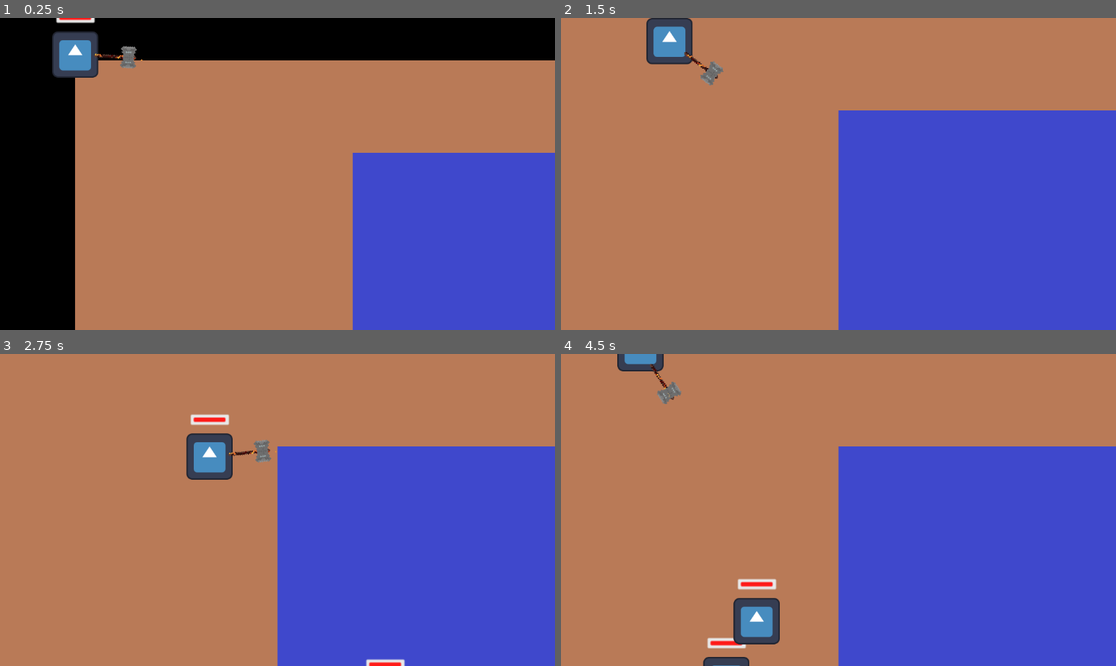
Above: before the commit, frames 1-4 (two rows, left to right).
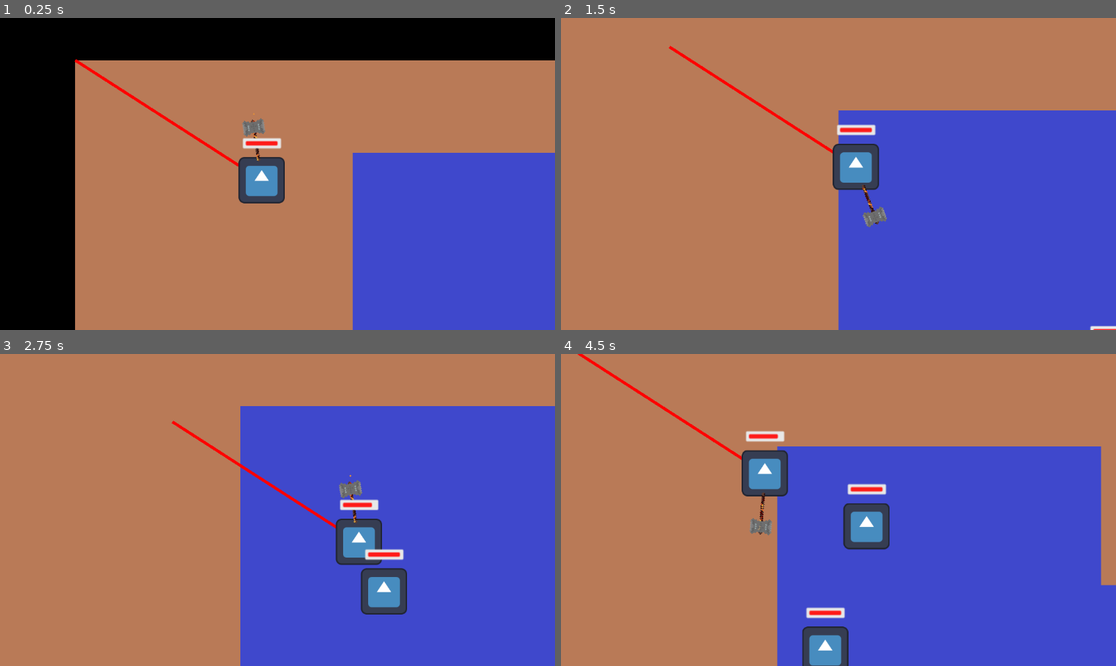
Above: after the commit, the same moments.

Repository: Arthexs/Rising-gamejam
Game: Godot game, scene res://Scenes/Main/main.tscn
Same seed, same stepped clock (60 frames per second), same inputs: the game is played once before the commit and once after it. The engine's default icon, where the game draws it, is replaced by a stand-in: a white triangle on a blue panel in a dark square.
Inputs (mouse positions are in pixels of both pictures, inside the frame that each line leads up to):
- Up to frame 1 (0.25 s): no input
- Up to frame 2 (1.5 s): move the mouse to (960, 158) at 0.52 s; hold D (Right) 0.53-1.28 s; move the mouse to (727, 189) at 1.27 s; hold S (Down) from 1.28 s (still down)
- Up to frame 3 (2.75 s): move the mouse to (333, 441) at 2.02 s; release S (Down) at 2.03 s; hold D (Right) from 2.03 s (still down)
- Up to frame 4 (4.5 s): move the mouse to (810, 572) at 2.77 s; release D (Right) at 2.78 s; hold W (Up) 2.78-3.53 s; move the mouse to (1005, 556) at 3.52 s; hold A (Left) from 3.53 s (still down); move the mouse to (672, 463) at 4.27 s

The runs differ from the first frame. In frame 1, 3.5% of the frame differs, in the area x 9-52%, y 0-60%; in frame 2, 3.5%; in frame 3, 17%, in the area x 30-100%, y 16-100%; in frame 4, 15%.

Commit message:
Made mob count in a room random and made spawing_mobs random
Made globals a singleton

Diff:
--- a/Globals/globals.gd
+++ b/Globals/globals.gd
@@ -1,9 +1,51 @@
 extends Node
 
-class_name Globals
+#class_name Globals
+
+@export var melee1_packed_scene: PackedScene = preload("res://Scenes/Mobs/melee_mob.tscn") as PackedScene
+@export var ranged1_packed_scene: PackedScene = preload("res://Scenes/Mobs/ranged_mob.tscn") as PackedScene
 
 enum directions {UP, RIGHT, DOWN, LEFT}
 
 const tile_size: float = 32.0
 
 const door_velocity: float = 1200
+
+const tiles_in_a_room: int = 100
+const minimum_mobs_in_room: int = 2
+
+var time_elapsed: float = 0
+const time_per_difficulty:float = 50 # [s]
+var difficulty: int = 2
+
+const mob_spawn_rates: Dictionary[String, int] = {
+	"melee1" = 3,
+	"ranged1"= 2,
+}
+
+var mob_scenes: Dictionary[String, PackedScene] = {
+	"melee1" = melee1_packed_scene,
+	"ranged1" = ranged1_packed_scene,
+}
+
+func _physics_process(delta: float) -> void:
+	time_elapsed += delta
+	difficulty = int(time_elapsed/time_per_difficulty)
+
+func pick_weighted_random(weights: Dictionary) -> String:
+	var total_weights: int = 0
+	var keys: Array[String] = weights.keys()
+	var values: Array[int] = weights.values()
+
+	for weight: int in values:
+		total_weights += weight
+
+	var rand_value: int = randi() % total_weights
+
+	var running_total: int = 0
+	for i_mob: int in range(keys.size()):
+		running_total += values[i_mob]
+		if rand_value < running_total:
+			return keys[i_mob]
+
+	return ""
--- a/Scenes/Main/main.tscn
+++ b/Scenes/Main/main.tscn
@@ -23,6 +23,7 @@
 player = NodePath("../Player")
 
 [node name="Player" parent="." instance=ExtResource("2_qw60k")]
+position = Vector2(129, 83)
 
 [node name="meleeMob" parent="." node_paths=PackedStringArray("player") instance=ExtResource("5_p6jpk")]
 position = Vector2(417, 268)
--- a/Scenes/Map/main_tile_map_layer.gd
+++ b/Scenes/Map/main_tile_map_layer.gd
@@ -5,6 +5,7 @@
 @export var player: Player
 @export var mob_scene: PackedScene
 @export var rocks: CPUParticles2D
+@export var min_spawn_distance: float = 160
 
 var spawnable_rooms: Array[Room]
 
@@ -83,7 +84,10 @@
 	return -1
 
 func entering_room(connection: Vector4i) -> void:
-	call_deferred("spawn_mobs", 2)
+	var mob_max: int = Globals.difficulty
+	var mob_count = randi()%(mob_max - Globals.minimum_mobs_in_room) + Globals.minimum_mobs_in_room
+
+	call_deferred("spawn_mobs", mob_count)
 	var directions: Array[Vector2] = [Vector2.UP, Vector2.RIGHT, Vector2.DOWN, Vector2.LEFT]
 	player.apply_velocity(directions[connection.z] * Globals.door_velocity, false)
 	do_screenshake.emit(70.0, 0.3)
@@ -96,14 +100,30 @@
 	print("apply velocity")
 	# start entering animation and stuff
 
-func spawn_mobs(difficulty: int) -> void:
+func spawn_mobs(count: int) -> void:
 	var activeTiles: Array[Vector2i] = active_room.tilemap.get_used_cells()
 	var selectedTiles: Array[Vector2i]
-	for i: int in range(difficulty):
+
+	var spawned_count: int = 0
+	while spawned_count < count:
 		var i_tile: int = randi() % activeTiles.size()
 		var cell_pos: Vector2i = activeTiles[i_tile]
 		var pos: Vector2 = (active_room.offset + cell_pos) * Globals.tile_size
-		var mob: MeleeMob = mob_scene.instantiate()
+
+		if (pos-player.global_position).length() < min_spawn_distance:
+			continue
+
+		var cell: TileData = active_room.tilemap.get_cell_tile_data(cell_pos)
+		if (cell.get_custom_data("Spawnable") != null):
+			if (cell.get_custom_data("Spawnable") as bool) == false:
+				continue
+
+		var mob_name: String = Globals.pick_weighted_random(Globals.mob_spawn_rates)
+		var mob_scene: PackedScene = Globals.mob_scenes[mob_name]
+
+		var mob: RigidBody2D = mob_scene.instantiate()
+		print("spawned ", mob.name)
 		mob.global_position = pos
 		mob.player = player
 		add_child(mob)
+		spawned_count += 1
--- a/Scenes/Map/room0.tscn
+++ b/Scenes/Map/room0.tscn
@@ -4,10 +4,10 @@
 [ext_resource type="Script" uid="uid://cnjbh0gl5gaah" path="res://Scenes/Map/room.gd" id="2_86k80"]
 
 [sub_resource type="NavigationPolygon" id="NavigationPolygon_w5cvx"]
-vertices = PackedVector2Array(768, 512, 795.633, 512, 799.07, 629.961, 512, 625.492, 512, 608, 627.492, 82.2188, 640, 81.7031, 640, 96, 636.68, 211.75, 787.367, 229.148, 790.031, 320, 768, 320, 93.3594, 618.961, 90.5469, 512, 96, 512, 320, 608, 320, 622.492, 96, 320, 85.5, 320, 82.7031, 213.758, 320, 212.891, 320, 224, 818.461, 149.07, 864, 148.102, 864, 217.617, 512, 224, 512, 212.188, 805.023, 96)
-polygons = Array[PackedInt32Array]([PackedInt32Array(0, 1, 2, 3, 4), PackedInt32Array(5, 6, 7, 8), PackedInt32Array(9, 10, 11, 8), PackedInt32Array(12, 13, 14, 15, 16), PackedInt32Array(17, 18, 19, 20, 21), PackedInt32Array(22, 23, 24, 9, 8), PackedInt32Array(25, 26, 8), PackedInt32Array(8, 7, 27, 22), PackedInt32Array(25, 8, 11, 0, 4, 15), PackedInt32Array(21, 25, 15, 14, 17)])
+vertices = PackedVector2Array(800, 480, 826.711, 480, 832.031, 662.469, 480, 656.992, 480, 640, 593.242, 51.6016, 672, 48.3438, 672, 64, 602.344, 179.883, 820.188, 256.578, 822.969, 352, 800, 352, 480, 192, 480, 180.313, 62.1797, 650.469, 57.6875, 480, 64, 480, 352, 640, 352, 654.992, 64, 352, 54.3281, 352, 49.8516, 181.883, 352, 180.773, 352, 192, 930.703, 114.656, 930.992, 128, 896, 128, 843.227, 116.531, 800, 64, 800, 43.0469, 824.352, 42.0391, 896, 245.172)
+polygons = Array[PackedInt32Array]([PackedInt32Array(0, 1, 2, 3, 4), PackedInt32Array(5, 6, 7, 8), PackedInt32Array(8, 9, 10, 11, 12, 13), PackedInt32Array(14, 15, 16, 17, 18), PackedInt32Array(19, 20, 21, 22, 23), PackedInt32Array(24, 25, 26, 27), PackedInt32Array(28, 29, 30, 27), PackedInt32Array(26, 31, 9, 27), PackedInt32Array(19, 23, 12, 11, 0, 4, 17, 16), PackedInt32Array(27, 9, 8, 7, 28)])
 outlines = Array[PackedVector2Array]([PackedVector2Array(17, 150, 31, 682, 865, 695, 853, 284, 966, 267, 962, 82, 868, 84, 849, 9, 559, 21, 568, 148)])
-agent_radius = 64.0
+agent_radius = 32.0
 
 [sub_resource type="PhysicsMaterial" id="PhysicsMaterial_0hoc2"]
 
@@ -20,6 +20,7 @@
 3:0/0/physics_layer_1/polygon_0/points = PackedVector2Array(-16, -16, 16, -16, 16, 16, -16, 16)
 3:0/0/custom_data_0 = true
 4:0/0 = 0
+4:0/0/custom_data_1 = true
 5:0/0 = 0
 6:0/0 = 0
 6:0/0/physics_layer_0/polygon_0/points = PackedVector2Array(-16, -16, 16, -16, 16, 16, -16, 16)
@@ -33,6 +34,8 @@
 physics_layer_1/collision_mask = 4
 custom_data_layer_0/name = "Door"
 custom_data_layer_0/type = 1
+custom_data_layer_1/name = "Spawnable"
+custom_data_layer_1/type = 1
 sources/0 = SubResource("TileSetAtlasSource_0hoc2")
 
 [node name="NavigationRegion2D" type="NavigationRegion2D" node_paths=PackedStringArray("tilemap")]
--- a/Scenes/Map/room_start.tscn
+++ b/Scenes/Map/room_start.tscn
@@ -4,10 +4,10 @@
 [ext_resource type="Script" uid="uid://cnjbh0gl5gaah" path="res://Scenes/Map/room.gd" id="2_eh42m"]
 
 [sub_resource type="NavigationPolygon" id="NavigationPolygon_6krgi"]
-vertices = PackedVector2Array(288, 797.078, 59.9766, 798.57, 71.0313, 73.6797, 288, 480, 542, 71.2734, 542, 97.5, 544, 480, 738, 97.5, 960.008, 69.1406, 1317.54, 67.3203, 1312.44, 790.406, 960.023, 96, 800, 793.75, 800, 576, 738, 96, 544, 576)
-polygons = Array[PackedInt32Array]([PackedInt32Array(0, 1, 2, 3), PackedInt32Array(3, 2, 4, 5), PackedInt32Array(6, 3, 5, 7), PackedInt32Array(8, 9, 10, 11), PackedInt32Array(11, 10, 12, 13), PackedInt32Array(14, 11, 13, 7), PackedInt32Array(7, 13, 15, 6)])
+vertices = PackedVector2Array(320, 828.867, 27.4922, 830.781, 39.5234, 41.8438, 320, 512, 574, 39.1094, 574, 65.5, 512, 512, 928, 37.2969, 1349.77, 35.1563, 1344.22, 822.203, 928.008, 64, 512, 827.633, 512, 800, 768, 800, 768, 608, 706, 64, 706, 65.5, 512, 608)
+polygons = Array[PackedInt32Array]([PackedInt32Array(0, 1, 2, 3), PackedInt32Array(3, 2, 4, 5, 6), PackedInt32Array(7, 8, 9, 10), PackedInt32Array(9, 11, 12, 13), PackedInt32Array(10, 9, 13, 14), PackedInt32Array(15, 10, 14, 16), PackedInt32Array(16, 14, 17, 6, 5)])
 outlines = Array[PackedVector2Array]([PackedVector2Array(8, 10, 1382, 3, 1376, 854, -5, 863)])
-agent_radius = 64.0
+agent_radius = 32.0
 
 [sub_resource type="PhysicsMaterial" id="PhysicsMaterial_0hoc2"]
 
@@ -20,6 +20,7 @@
 3:0/0/physics_layer_1/polygon_0/points = PackedVector2Array(-18, -17.5, 18, -17.5, 18, 17.5, -18, 17.5)
 3:0/0/custom_data_0 = true
 4:0/0 = 0
+4:0/0/custom_data_1 = true
 5:0/0 = 0
 6:0/0 = 0
 6:0/0/physics_layer_0/polygon_0/points = PackedVector2Array(-16, -16, 16, -16, 16, 16, -16, 16)
@@ -34,6 +35,8 @@
 physics_layer_1/collision_priority = 2.0
 custom_data_layer_0/name = "Door"
 custom_data_layer_0/type = 1
+custom_data_layer_1/name = "Spawnable"
+custom_data_layer_1/type = 1
 sources/0 = SubResource("TileSetAtlasSource_0hoc2")
 
 [node name="NavigationRegion2D" type="NavigationRegion2D" node_paths=PackedStringArray("tilemap")]
--- a/project.godot
+++ b/project.godot
@@ -14,6 +14,10 @@
 run/main_scene="uid://bf0evnpnagmqy"
 config/features=PackedStringArray("4.4", "Forward Plus")
 config/icon="res://icon.svg"
+
+[autoload]
+
+Globals="*res://Globals/globals.gd"
 
 [dotnet]
 
